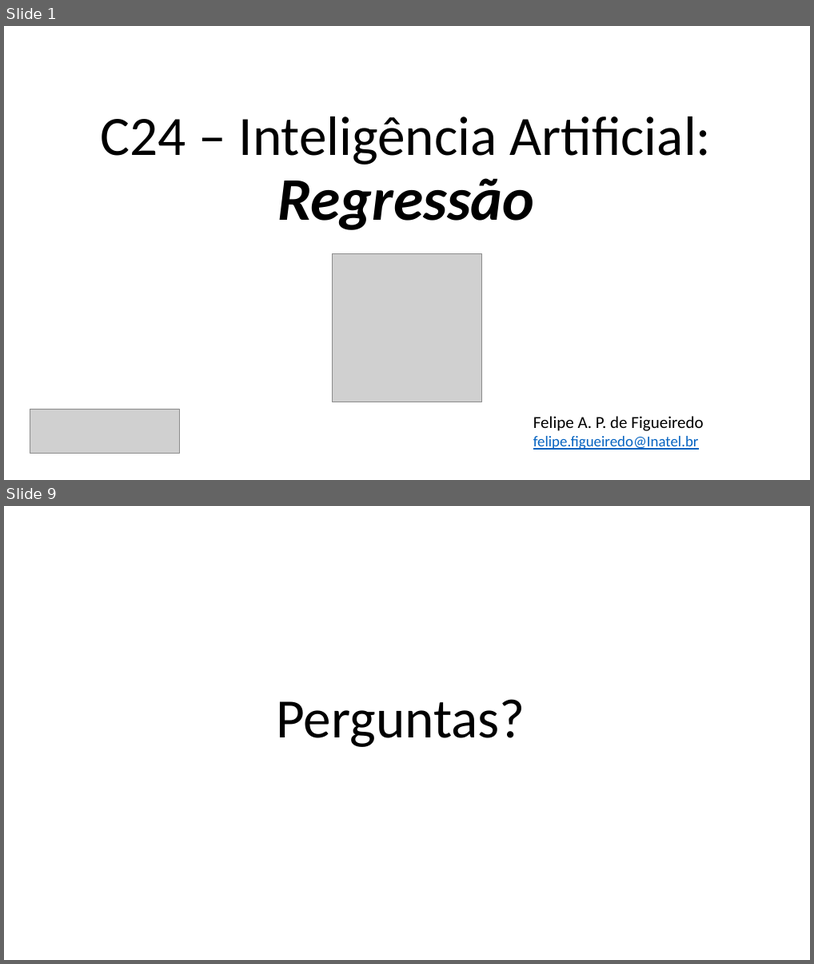
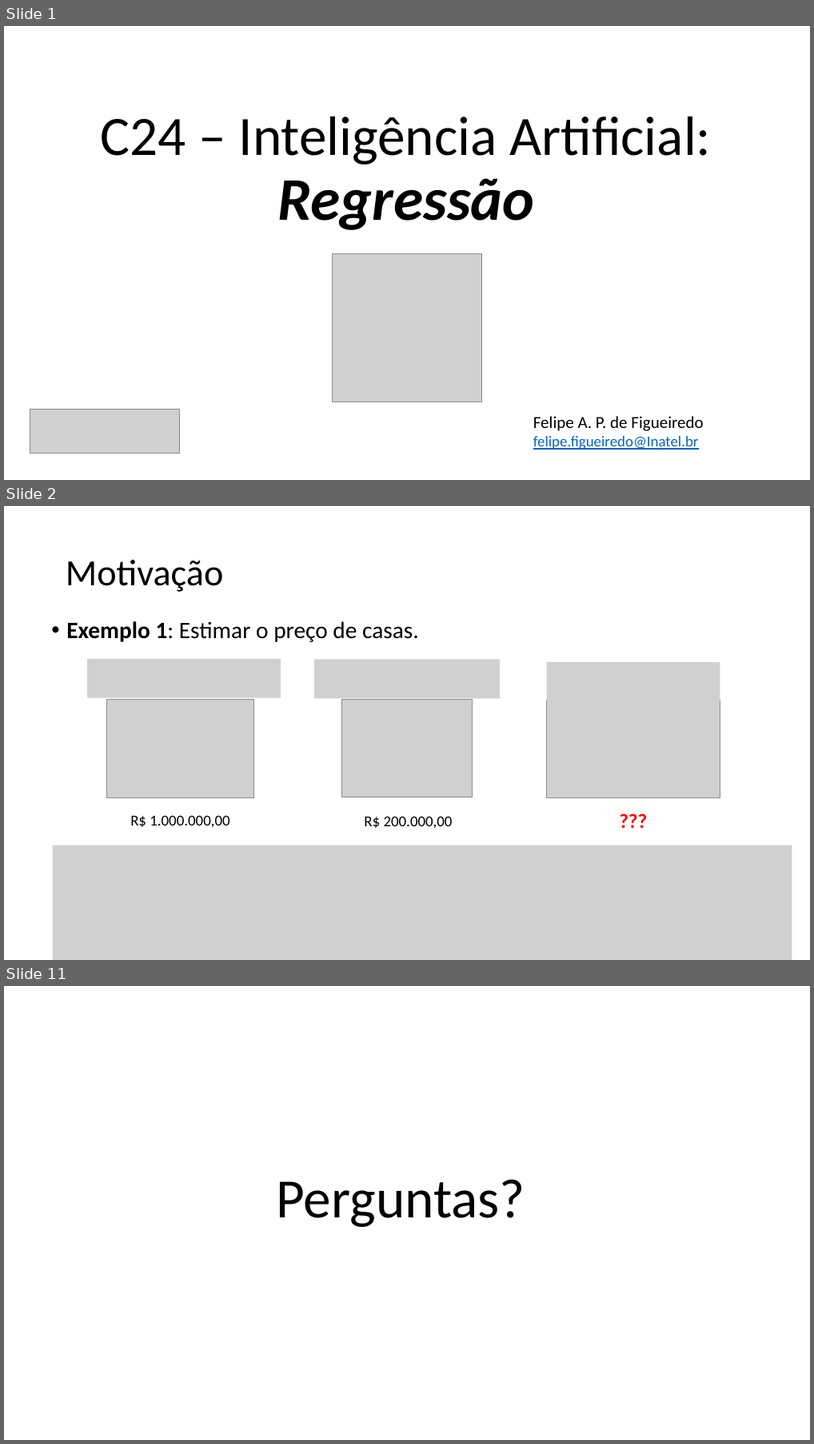
Before and after one commit to zz4fap/c24_inteligencia_artificial, a slide deck: slides/C24_Regressão.pptx. Shown one above the other, each under a label of ours: slides 1 and 9 before the commit, slides 1, 2 and 11 after it; the slides between them are not shown. The pictures are 814x964 and 814x1444 pixels, drawn with LibreOffice and Linux fonts; fonts in the diff are those of the drawing; grey boxes stand for pictures. Boxes give left, top, right and bottom in pixels: in the first picture for what was removed or moved away, otherwise in the second. Text is boxed around its words. In the diff, an @@ line names an element or a change of style, - is before the commit and + after.

Commit message:
update of slides

```diff
--- a/slides/C24_Regressão.pptx
+++ b/slides/C24_Regressão.pptx
@@ slide 2 added at (4, 506, 810, 960), background #FFFFFF @@
@@ title added at (66, 560, 224, 592), 44 pt, text #000000 @@
+Motivação
@@ text added at (66, 621, 419, 642), 28 pt, text #000000 @@
+• Exemplo 1: Estimar o preço de casas.
@@ picture added at (87, 659, 281, 698) @@
@@ picture added at (314, 659, 500, 698) @@
@@ picture added at (547, 662, 721, 701) @@
@@ picture added at (107, 700, 254, 797) @@
@@ picture added at (342, 699, 472, 796) @@
@@ picture added at (547, 700, 721, 797) @@
@@ text added at (130, 815, 230, 828), 18 pt, text #000000 @@
+R$ 1.000.000,00
@@ text added at (364, 816, 453, 828), 18 pt, text #000000 @@
+R$ 200.000,00
@@ text added at (547, 805, 721, 835), 24 pt, text #FF0000, bold @@
+???
@@ picture added at (52, 844, 792, 960) @@
@@ what was slide 9 is now slide 11 @@
```
Also in this commit, not shown: 8 other slides added, 7 slides removed.
